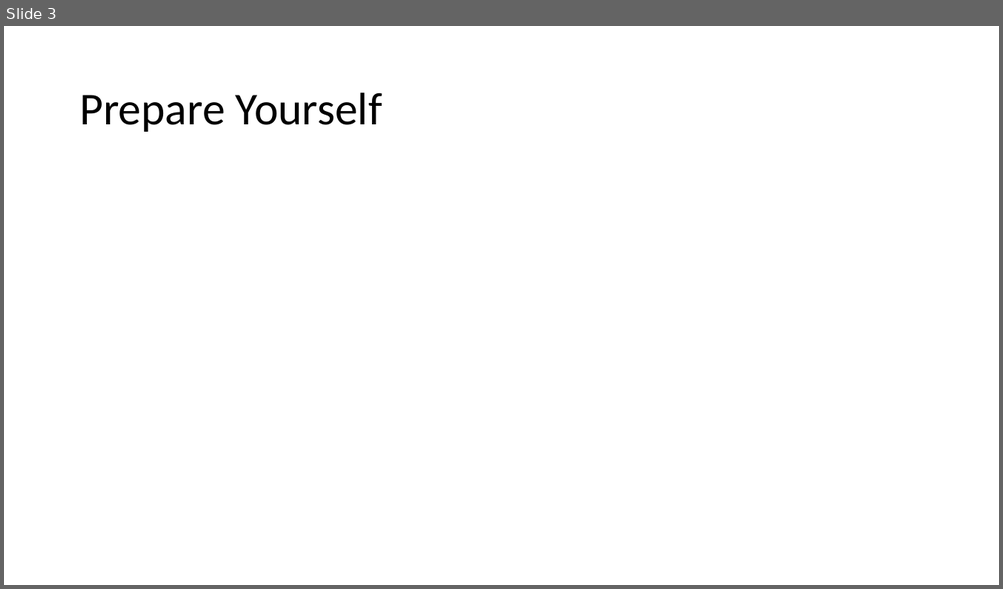
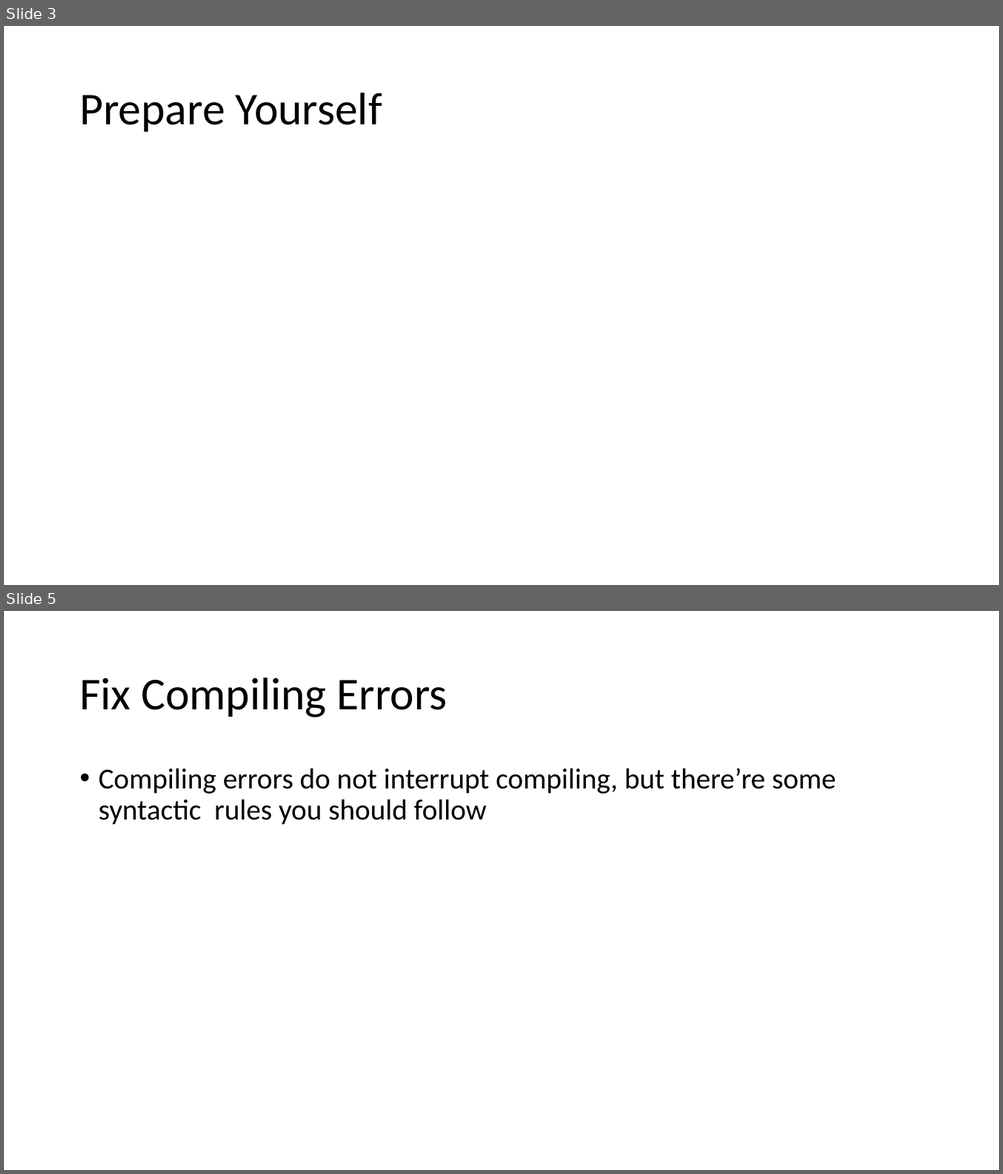
Before and after one commit to WHITE-ILMARE/Technique-Share, a slide deck: TypeScript.pptx. Shown one above the other, each under a label of ours: slide 3 before the commit, slides 3 and 5 after it; the slides between them are not shown. The pictures are 1003x589 and 1003x1174 pixels, drawn with LibreOffice and Linux fonts; fonts in the diff are those of the drawing. Boxes give left, top, right and bottom in pixels: in the first picture for what was removed or moved away, otherwise in the second. Text is boxed around its words. In the diff, an @@ line names an element or a change of style, - is before the commit and + after.

```diff
--- a/TypeScript.pptx
+++ b/TypeScript.pptx
@@ slide 5 added at (4, 611, 999, 1170), background #FFFFFF @@
@@ title added at (79, 678, 447, 718), 44 pt, text #000000 @@
+Fix Compiling Errors
@@ text added at (99, 768, 836, 825), 28 pt, text #000000 @@
+• Compiling errors do not interrupt compiling, but there’re some syntactic rules you should follow
```
Also in this commit, not shown: 1 slide changed, 1 other slide added.
